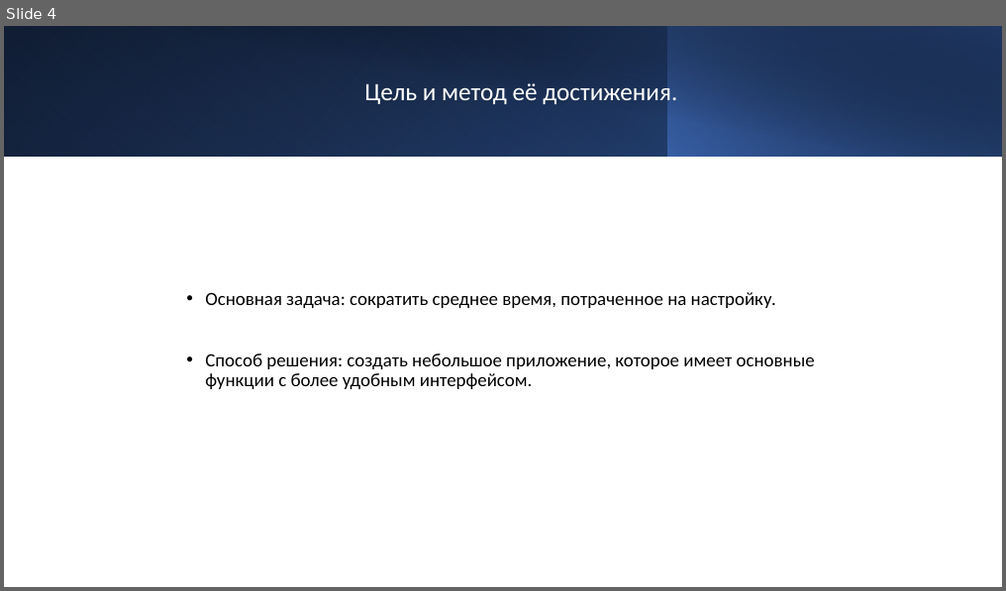
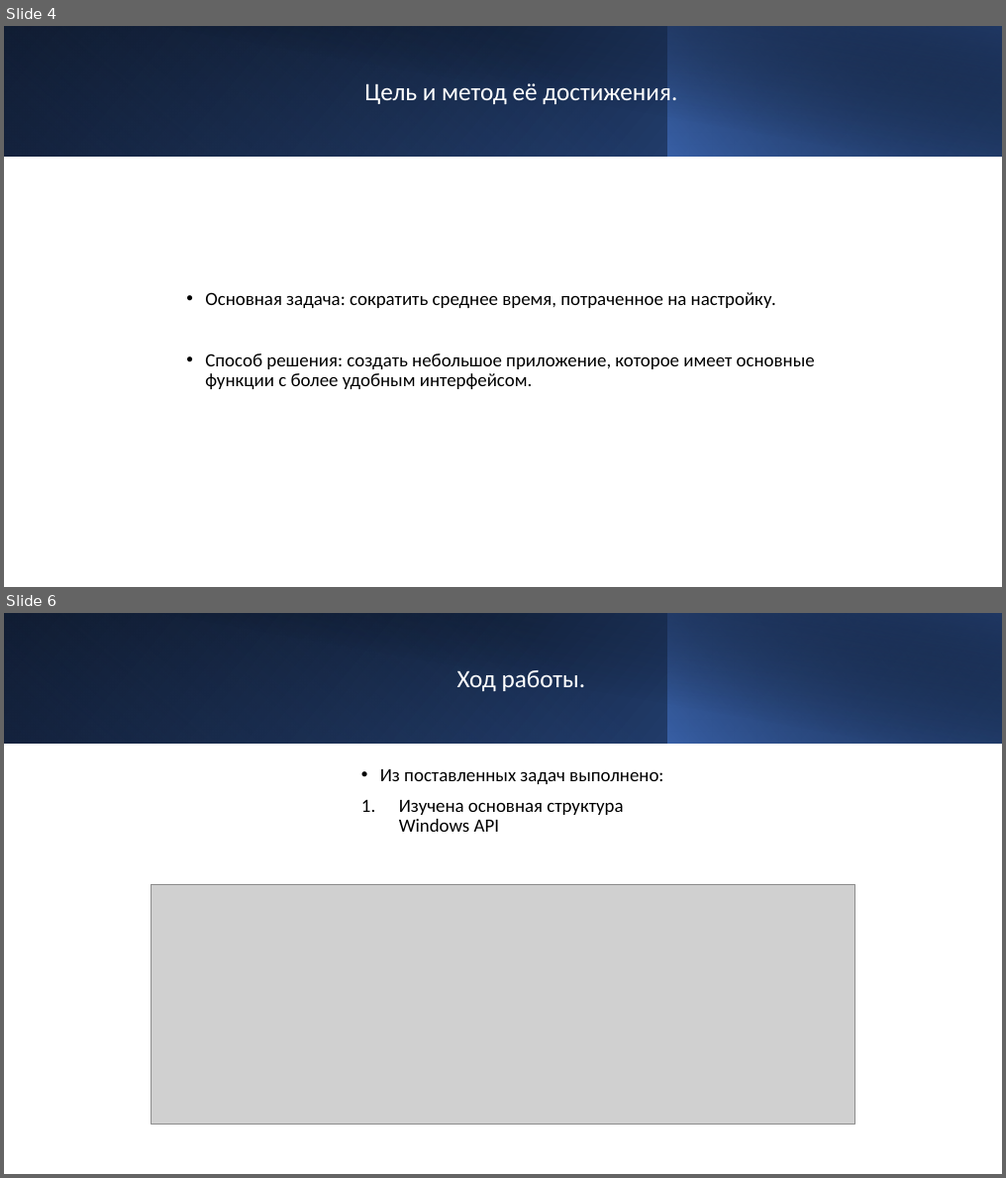
Before and after one commit to mosheadd/WinAPI_PRoject, a slide deck: Презентация.pptx. Shown one above the other, each under a label of ours: slide 4 before the commit, slides 4 and 6 after it; the slides between them are not shown. The pictures are 1006x591 and 1006x1178 pixels, drawn with LibreOffice and Linux fonts; fonts in the diff are those of the drawing; grey boxes stand for pictures. Boxes give left, top, right and bottom in pixels: in the first picture for what was removed or moved away, otherwise in the second. Text is boxed around its words. In the diff, an @@ line names an element or a change of style, - is before the commit and + after.

```diff
--- a/Презентация.pptx
+++ b/Презентация.pptx
@@ slide 6 added at bbox=[4, 613, 1002, 1174], background #FFFFFF @@
@@ rectangle added at bbox=[4, 613, 1002, 744], fill gradient #000000 to #2F5597 @@
@@ rectangle added at bbox=[4, 613, 668, 744], fill gradient #4472C4 to #203864 @@
@@ rectangle added at bbox=[42, 613, 1002, 744], fill gradient #000000 to #203864 @@
@@ rectangle added at bbox=[668, 613, 1002, 744], fill gradient #4472C4 to #000000 @@
@@ title added at bbox=[457, 670, 586, 691], 24 pt, text #FFFFFF @@
+Ход работы.
@@ text added at bbox=[380, 769, 663, 832], 18 pt, text #000000 @@
+• Из поставленных задач выполнено:
+1. Изучена основная структура Windows API
@@ picture added at bbox=[151, 884, 855, 1124] @@
```
Also in this commit, not shown: 2 slides changed, 2 other slides added.
